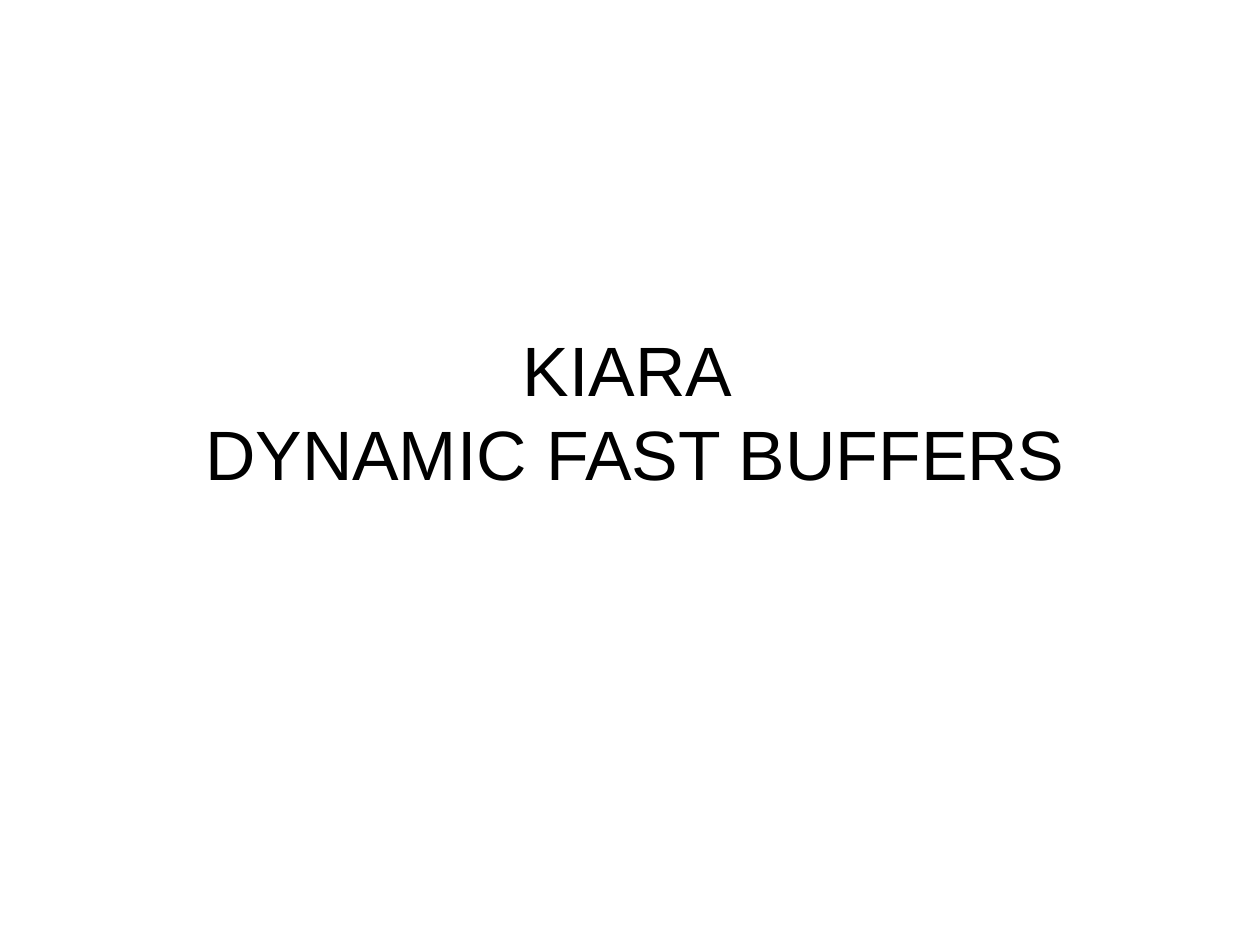
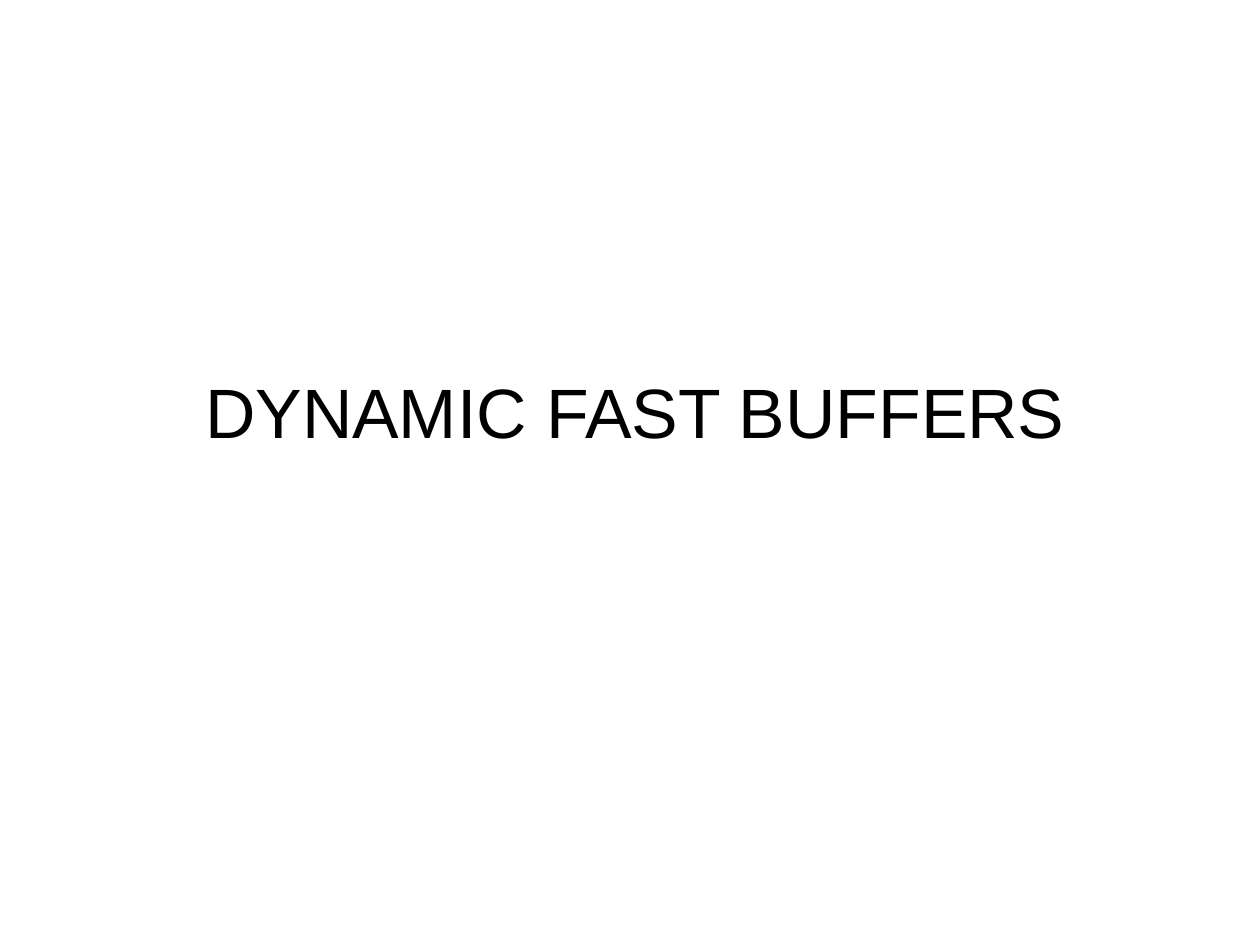
Before and after one commit to eProsima/Dynamic-Fast-Buffers, a slide deck: slide 1 of doc/DynamicFastBuffers.odp. Drawn at 1260x945 pixels with LibreOffice and Linux fonts; fonts in the diff are those of the drawing. Boxes give left, top, right and bottom in pixels: in the first picture for what was removed or moved away, otherwise in the second. Text is boxed around its words. In the diff, an @@ line names an element or a change of style, - is before the commit and + after.

```diff
--- a/doc/DynamicFastBuffers.odp
+++ b/doc/DynamicFastBuffers.odp
@@ title at box(205, 389, 1065, 439): text changed @@
-KIARA
-DYNAMIC FAST BUFFERS
+DYNAMIC FAST BUFFERS
```
Also in this commit, not shown: 2 other slides changed, 1 slide removed, 5 other files.
